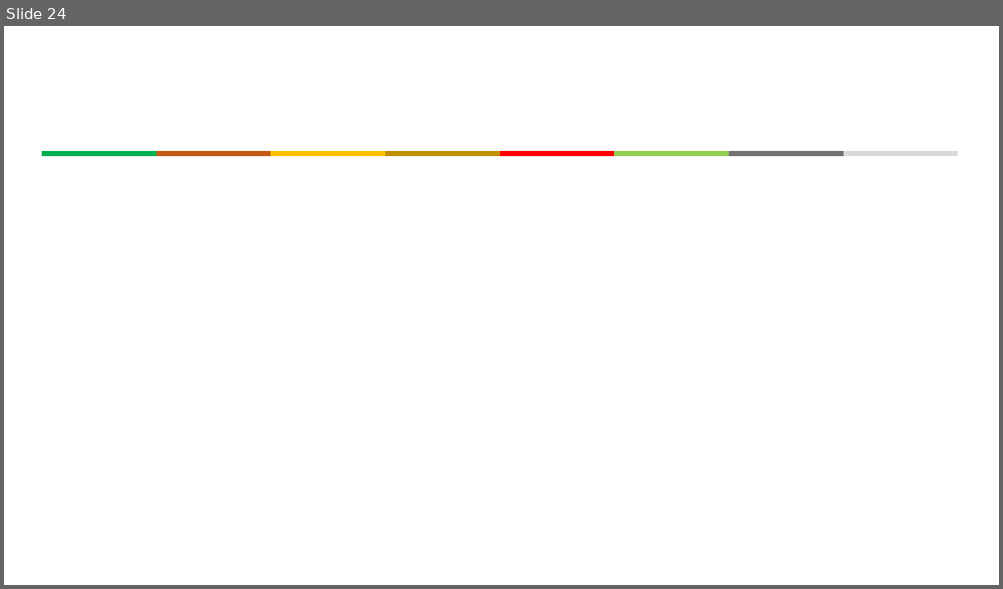
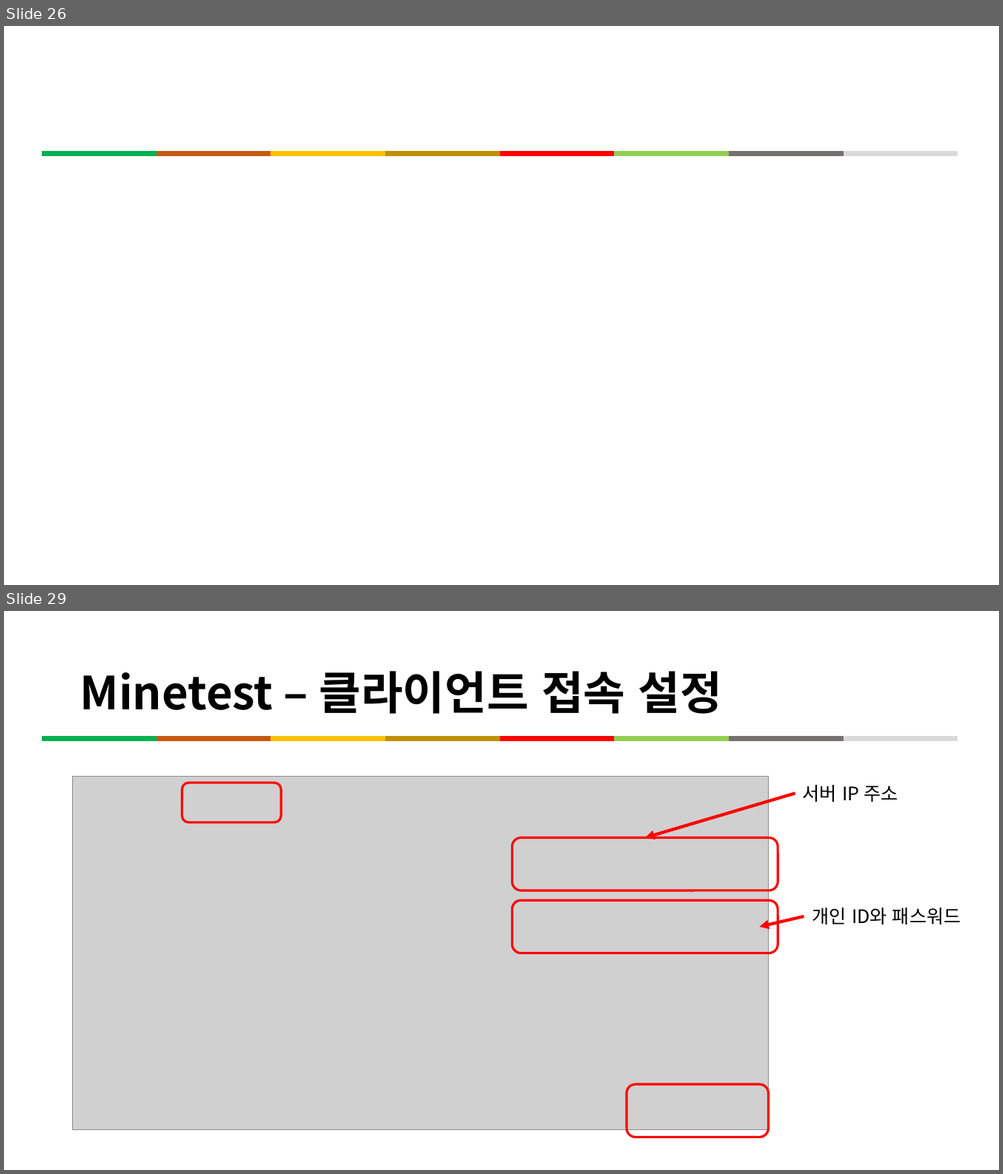
Before and after one commit to kig2929kig/minetest, a slide deck: Minetest와 함께하는 프로그래밍 입문.pptx. Shown one above the other, each under a label of ours: slide 24 before the commit, slides 26 and 29 after it; the slides between them are not shown. The pictures are 1003x589 and 1003x1174 pixels, drawn with LibreOffice and Linux fonts; fonts in the diff are those of the drawing; grey boxes stand for pictures. Boxes give left, top, right and bottom in pixels: in the first picture for what was removed or moved away, otherwise in the second. Text is boxed around its words. In the diff, an @@ line names an element or a change of style, - is before the commit and + after.

```diff
--- a/Minetest와 함께하는 프로그래밍 입문.pptx
+++ b/Minetest와 함께하는 프로그래밍 입문.pptx
@@ slide 29 added at box(4, 611, 999, 1170), background #FFFFFF @@
@@ title added at box(79, 671, 722, 714), 44 pt, text #000000, bold @@
+Minetest – 클라이언트 접속 설정
@@ line added from (42, 738) to (156, 738), #00B050 4.5 pt @@
@@ line added from (156, 738) to (271, 738), #C55A11 4.5 pt @@
@@ line added from (271, 738) to (385, 738), #FFC000 4.5 pt @@
@@ line added from (385, 738) to (499, 738), #BF9000 4.5 pt @@
@@ line added from (499, 738) to (614, 738), #FF0000 4.5 pt @@
@@ line added from (614, 738) to (728, 738), #92D050 4.5 pt @@
@@ line added from (728, 738) to (843, 738), #767171 4.5 pt @@
@@ line added from (843, 738) to (958, 738), #D9D9D9 4.5 pt @@
@@ picture added at box(73, 777, 768, 1130) @@
@@ rounded rectangle added at box(182, 783, 282, 822), outline #FF0000 2.25 pt @@
@@ text added at box(802, 785, 897, 802), 18 pt, text #000000 @@
+서버 IP 주소
@@ arrow added from (795, 794) to (645, 838), #FF0000 3 pt @@
@@ rounded rectangle added at box(512, 838, 778, 891), outline #FF0000 2.25 pt @@
@@ rounded rectangle added at box(512, 900, 778, 954), outline #FF0000 2.25 pt @@
@@ arrow added from (804, 917) to (759, 927), #FF0000 3 pt @@
@@ text added at box(812, 908, 961, 925), 18 pt, text #000000 @@
+개인 ID와 패스워드
@@ rounded rectangle added at box(626, 1085, 768, 1138), outline #FF0000 2.25 pt @@
@@ what was slide 24 is now slide 26 @@
```
Also in this commit, not shown: 3 slides changed, 5 other slides added, 3 slides removed.
